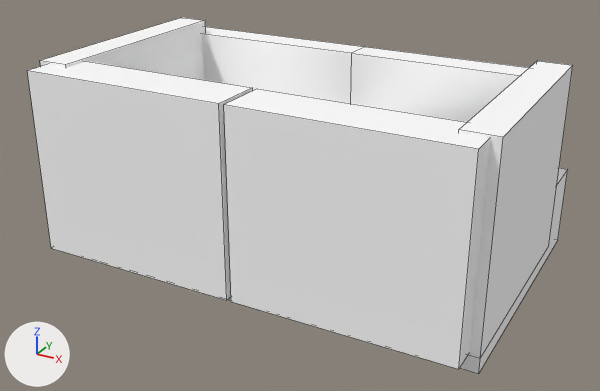
Before and after pictures for a commit that changed the OBJ model ender_infection_colored/src/main/resources/assets/ender_infection/models/item/design/crystal_carapace_boots.obj.
Camera for both pictures: a 50 mm lens placed at (1.218, -1.867, 1.103), pointed at (0.487, -0.538, 0.439). Lighting does not change. The marker at lower left points along +X, +Y and +Z. The picture after the commit comes second. Mesh edges are drawn as thin lines. Where no turn or scale is listed for an object, it has been applied to the vertices. Vertices at exactly the same position are counted once.

Objects in the first picture: 'crystal_carapace_boots'.
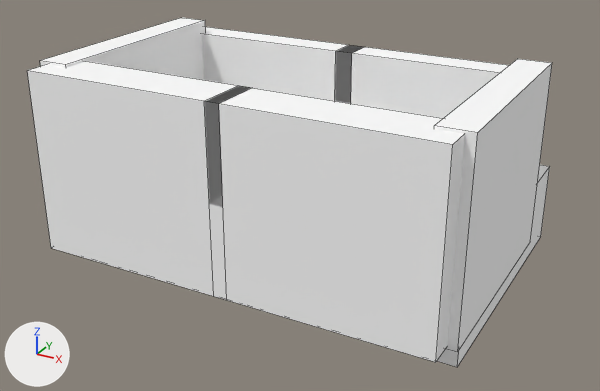
The newer file is also rescaled (x1.044), turned or shifted as a whole; pictures and numbers use the older file's frame.

Changed parts and their boxes (x1, y1, x2, y2) in the pictures (600 x 391 px; the box of a moved part takes in the faces that stretch with it):
'crystal_carapace_boots', reshaped
    before: (27, 18, 573, 373)
    after: (27, 18, 552, 367)
part 1 of me_crystal_carapace_boots, added
    after: (335, 46, 509, 118)
part 2 of me_crystal_carapace_boots, moved or reshaped
    before: (460, 168, 568, 373)
    after: (437, 165, 550, 367)
part 3 of me_crystal_carapace_boots, moved or reshaped
    before: (459, 61, 573, 358)
    after: (434, 59, 552, 352)
part 4 of me_crystal_carapace_boots, moved or reshaped
    before: (224, 89, 490, 369)
    after: (205, 87, 465, 362)
part 5 of me_crystal_carapace_boots, deleted
    before: (351, 47, 529, 122)

What changed in the scene script:
```text
Change me_crystal_carapace_boots:
    used by ob_crystal_carapace_boots; location = (0.0, 0.0, 0.0)
    verts and faces of me_crystal_carapace_boots; kept vertices keep their numbers, new ones are numbered from 60
    before: 0 (0.5, -0.277, 0.334), 3 (0.5, -0.277, 0.684) at pixel (365, 46), 5 (0.5, -0.341, 0.334), 6 (0.5, -0.341, 0.684) at pixel (351, 53), 24 (0.924, -0.277, 0.334)
    before: 25 (0.924, -0.277, 0.684), 26 (0.924, -0.341, 0.334), 27 (0.924, -0.341, 0.684)
    remove me_crystal_carapace_boots.from_pydata(...)  # 60 vertices, 47 faces; spans x 0.062..0.938, y -0.82..-0.18, z 0.288..0.712
    add me_crystal_carapace_boots.from_pydata(...)  # 64 vertices, 48 faces; spans x 0.062..0.901, y -0.82..-0.18, z 0.288..0.712
    me_crystal_carapace_boots part 1: a new loose piece, a box spanning x 0.463..0.887, y -0.341..-0.277, z 0.334..0.684, in mat_atlas (its picture is missing)
    me_crystal_carapace_boots part 2: the loose piece of 8 vertices spanning x 0.495..0.928, y -0.733..-0.18, z 0.288..0.454 is moved by (-0.037, 0.0, 0.0)
    me_crystal_carapace_boots part 3: the loose piece of 8 vertices spanning x 0.873..0.938, y -0.769..-0.327, z 0.343..0.712 is moved by (-0.037, 0.0, 0.0)
    me_crystal_carapace_boots part 4: the loose piece of 8 vertices spanning x 0.505..0.919, y -0.82..-0.719, z 0.348..0.707 is moved by (-0.037, 0.0, 0.0)
    me_crystal_carapace_boots part 5
    add delete_vertices([*range(24, 28)])  # with the faces that use them
```
